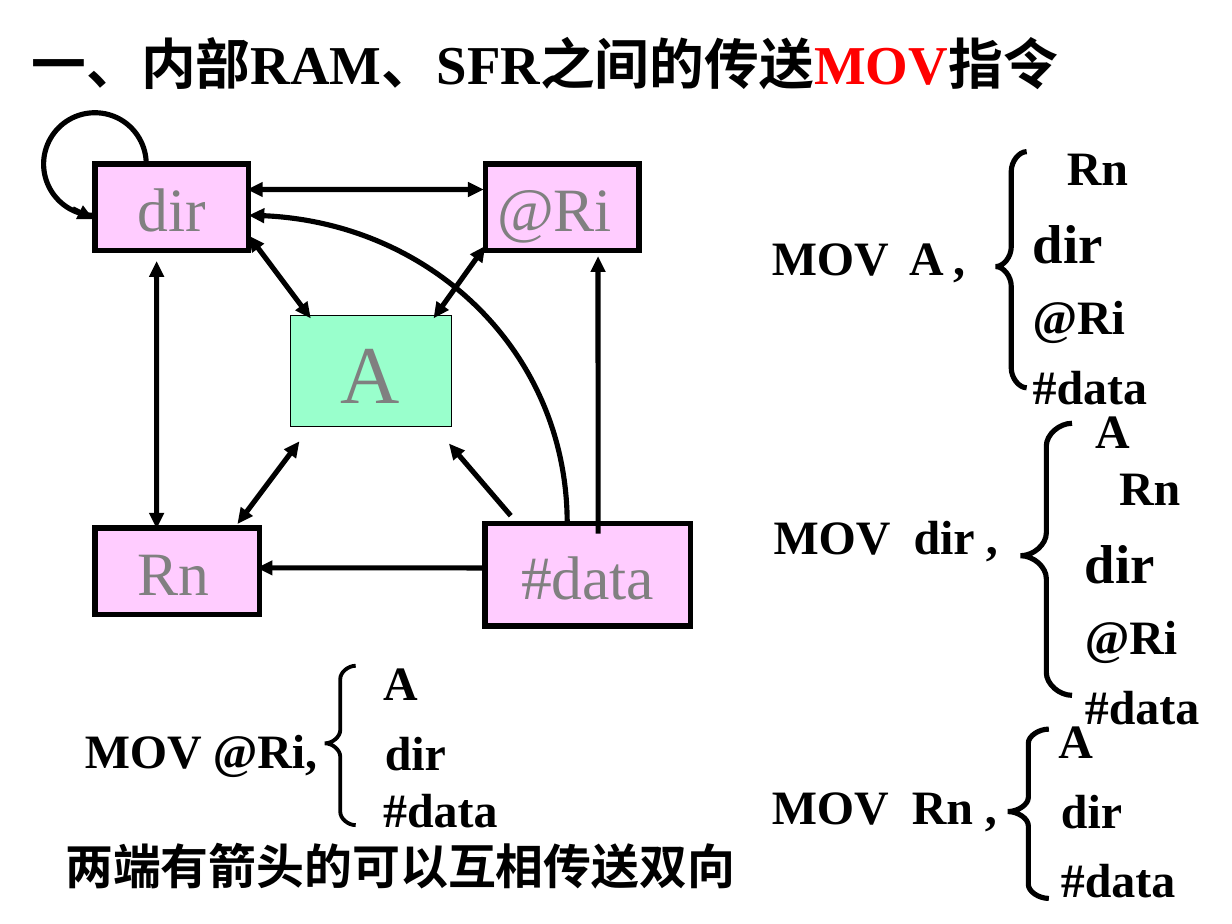
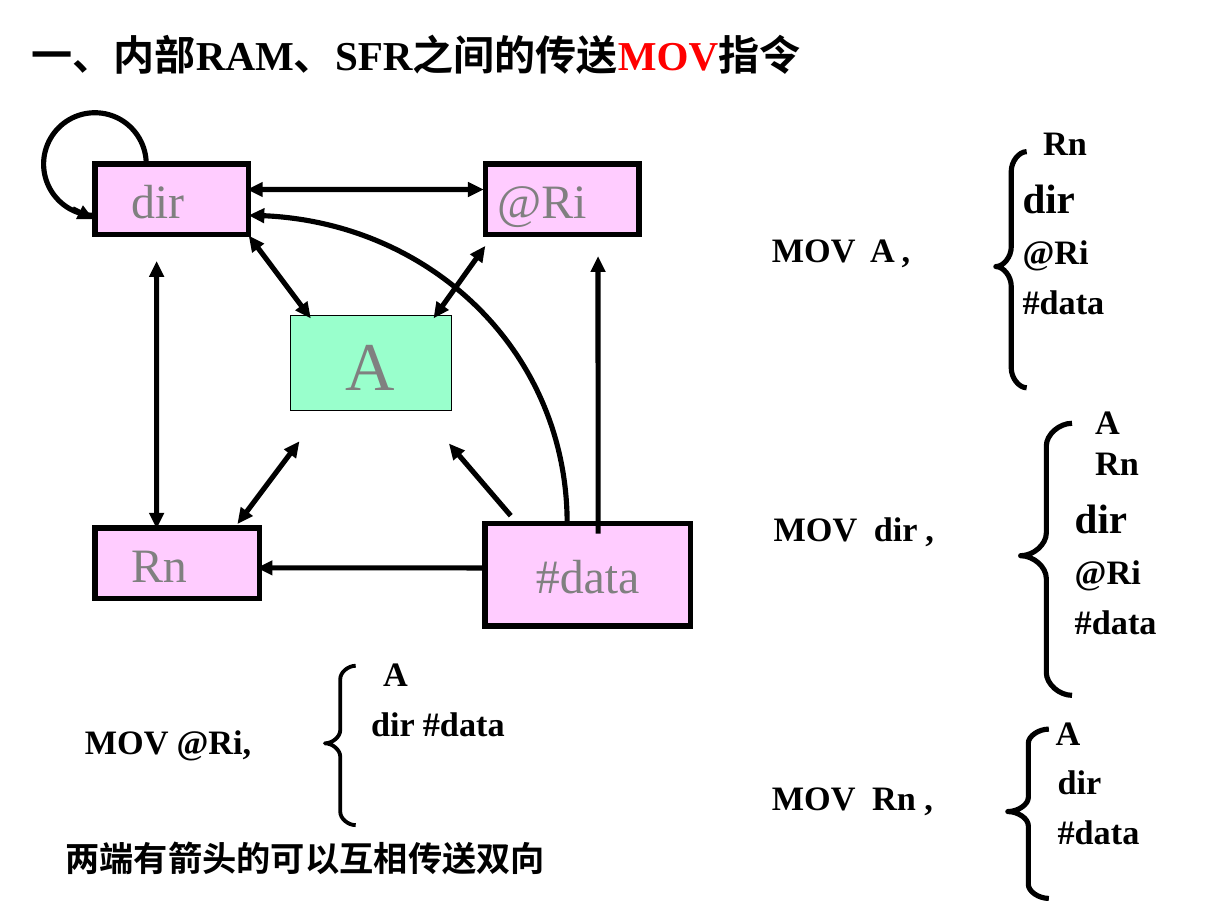
Before and after one commit to ZJWang9928/Own-Notes, a slide deck: slide 13 of 单片机课件/第2章+单片机指令系统-1.ppt. Drawn at 1232x924 pixels with LibreOffice and Linux fonts; fonts in the diff are those of the drawing. Boxes give left, top, right and bottom in pixels: in the first picture for what was removed or moved away, otherwise in the second. Text is boxed around its words. In the diff, an @@ line names an element or a change of style, - is before the commit and + after.

```diff
--- a/单片机课件/第2章+单片机指令系统-1.ppt
+++ b/单片机课件/第2章+单片机指令系统-1.ppt
@@ text "一、内部RAM、SFR之间的传送MOV指令" at (32,34,801,74): size 32 to 24 pt; less space between paragraphs @@
@@ text "Rn" at (1023,132,1105,315): size 28 to 20 pt in "Rn", "@Ri", "#data"; size 32 to 24 pt in "dir"; less space between paragraphs @@
@@ rectangle "dir": place and size @@
-rectangle "dir" at (95,164,249,250)
+rectangle "dir" at (95,164,249,234)
@@ size 36 to 28 pt; less space between paragraphs in 3 elements at (95,529,259,599), (95,164,249,234), (485,164,639,234) @@
@@ rectangle "@Ri": place and size @@
-rectangle "@Ri" at (485,164,639,250)
+rectangle "@Ri" at (485,164,639,234)
@@ rectangle "A": place and size @@
-rectangle "A" at (291,315,452,426)
+rectangle "A" at (291,315,452,410)
@@ rectangle "A" at (291,315,452,410): size 48 to 40 pt; less space between paragraphs @@
@@ text "Rn" at (1075,452,1157,635): size 28 to 20 pt in "Rn", "@Ri", "#data"; size 32 to 24 pt in "dir"; less space between paragraphs @@
@@ rectangle "Rn": place and size @@
-rectangle "Rn" at (95,529,259,615)
+rectangle "Rn" at (95,529,259,599)
@@ rectangle "#data" at (485,524,691,626): size 36 to 28 pt @@
@@ size 28 to 20 pt; less space between paragraphs in 8 elements at (1095,411,1120,434), (371,663,505,737), (1056,722,1140,845), (65,841,545,874), (772,239,895,263), (774,517,918,542), (772,787,916,811), (85,730,252,761) @@
```
Also in this commit, not shown: 19 other slides changed, 17 other files.
